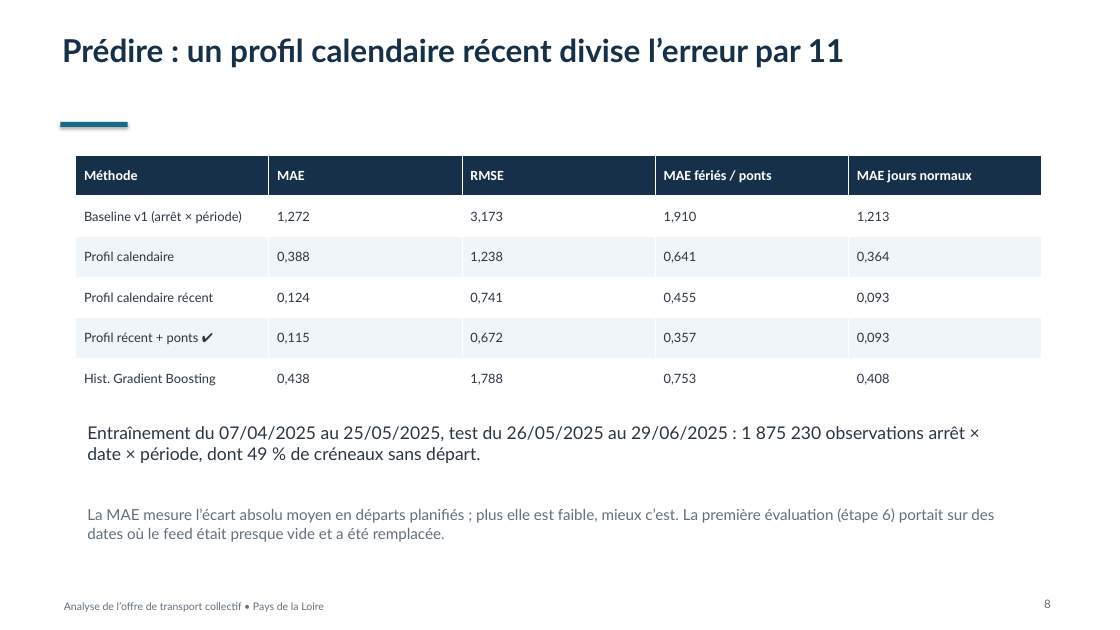
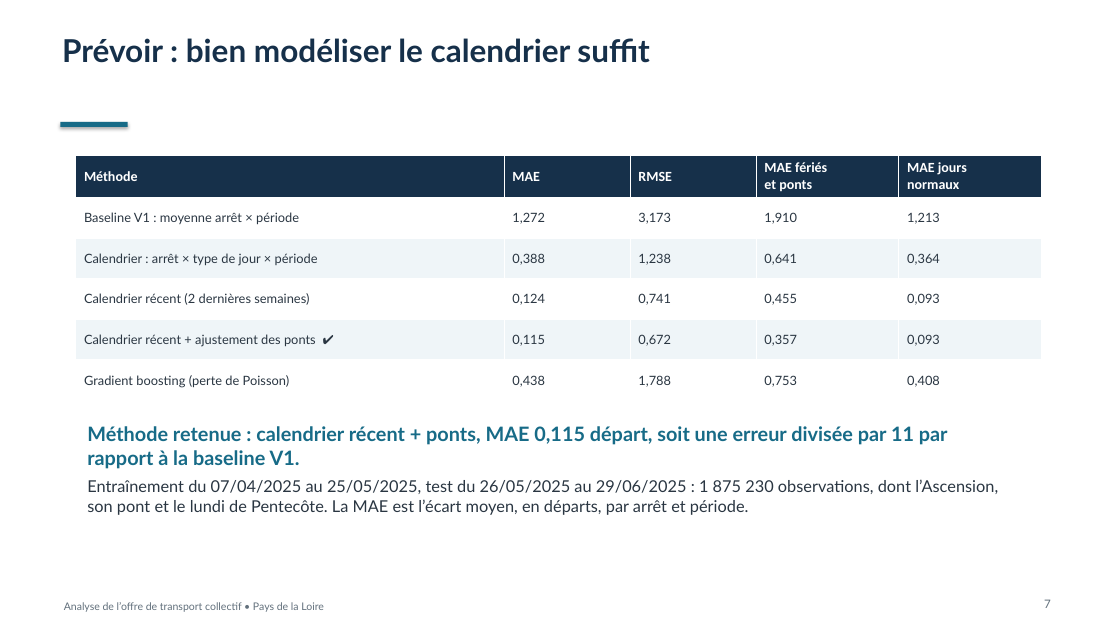
Before and after one commit to pat-pajero85/PROJET-FINAL-PATRICK, a slide deck: slide 7 of reports/presentation_analyse_mobilite.pptx (slide 8 before the commit). Drawn at 1120x630 pixels with LibreOffice and Linux fonts; fonts in the diff are those of the drawing. Boxes give left, top, right and bottom in pixels: in the first picture for what was removed or moved away, otherwise in the second. Text is boxed around its words. In the diff, an @@ line names an element or a change of style, - is before the commit and + after.

Commit message:
Présentation : profil horaire et type de jour recalculés sur la fenêtre valide
- profil_offre (étape 7) : départs par période horaire et type de jour sur
  les jours normaux de la fenêtre, grille complète (remplace H1/H2 de
  l'étape 4), figure etape7_profil_horaire.png et test
- generer_presentation.py lit uniquement etape7_offre_fenetre_valide.json :
  les diapositives H1/H2/H3 de l'étape 4 sont remplacées par le profil
  horaire ; audit, faible desserte, prévision vs réel et limites revus
- README et doc 09 complétés

```diff
--- a/reports/presentation_analyse_mobilite.pptx
+++ b/reports/presentation_analyse_mobilite.pptx
@@ text at box(62, 38, 649, 63): text changed @@
-Prédire : un profil calendaire récent divise l’erreur par 11
+Prévoir : bien modéliser le calendrier suffit
@@ table at box(76, 155, 1042, 399) @@
-row 1, column 4: MAE fériés / ponts
+row 1, column 4: MAE fériés / et ponts
-row 1, column 5: MAE jours normaux
+row 1, column 5: MAE jours / normaux
-row 2, column 1: Baseline v1 (arrêt × période)
+row 2, column 1: Baseline V1 : moyenne arrêt × période
-row 3, column 1: Profil calendaire
+row 3, column 1: Calendrier : arrêt × type de jour × période
-row 4, column 1: Profil calendaire récent
+row 4, column 1: Calendrier récent (2 dernières semaines)
-row 5, column 1: Profil récent + ponts ✔
+row 5, column 1: Calendrier récent + ajustement des ponts ✔
-row 6, column 1: Hist. Gradient Boosting
+row 6, column 1: Gradient boosting (perte de Poisson)
@@ text at box(87, 426, 948, 469): text changed; size 15 to 17 pt; text colour #2A3642 to #176B87; bold on @@
-Entraînement du 07/04/2025 au 25/05/2025, test du 26/05/2025 au 29/06/2025 : 1 875 230 observations arrêt × date × période, dont 49 % de créneaux sans départ.
+Méthode retenue : calendrier récent + ponts, MAE 0,115 départ, soit une erreur divisée par 11 par rapport à la baseline V1.
@@ text at box(87, 479, 998, 515): text changed; size 13 to 14 pt; text colour #62707C to #2A3642 @@
-La MAE mesure l’écart absolu moyen en départs planifiés ; plus elle est faible, mieux c’est. La première évaluation (étape 6) portait sur des dates où le feed était presque vide et a été remplacée.
+Entraînement du 07/04/2025 au 25/05/2025, test du 26/05/2025 au 29/06/2025 : 1 875 230 observations, dont l’Ascension, son pont et le lundi de Pentecôte. La MAE est l’écart moyen, en départs, par arrêt et période.
@@ text at box(1044, 599, 1051, 608): text changed @@
-8
+7
```
Also in this commit, not shown: 5 other slides changed, 3 slides added, 3 slides removed, 7 other files.
